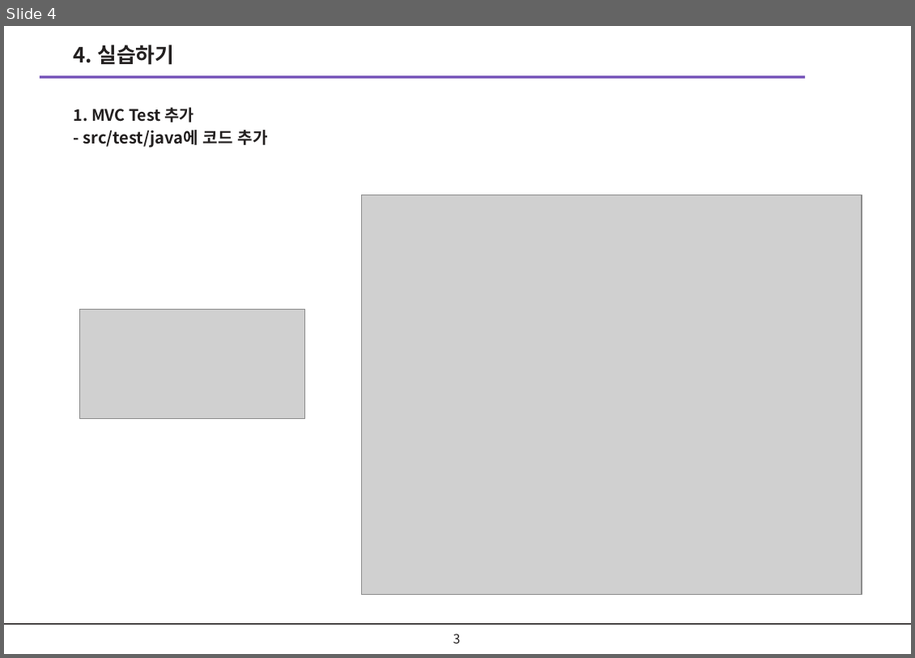
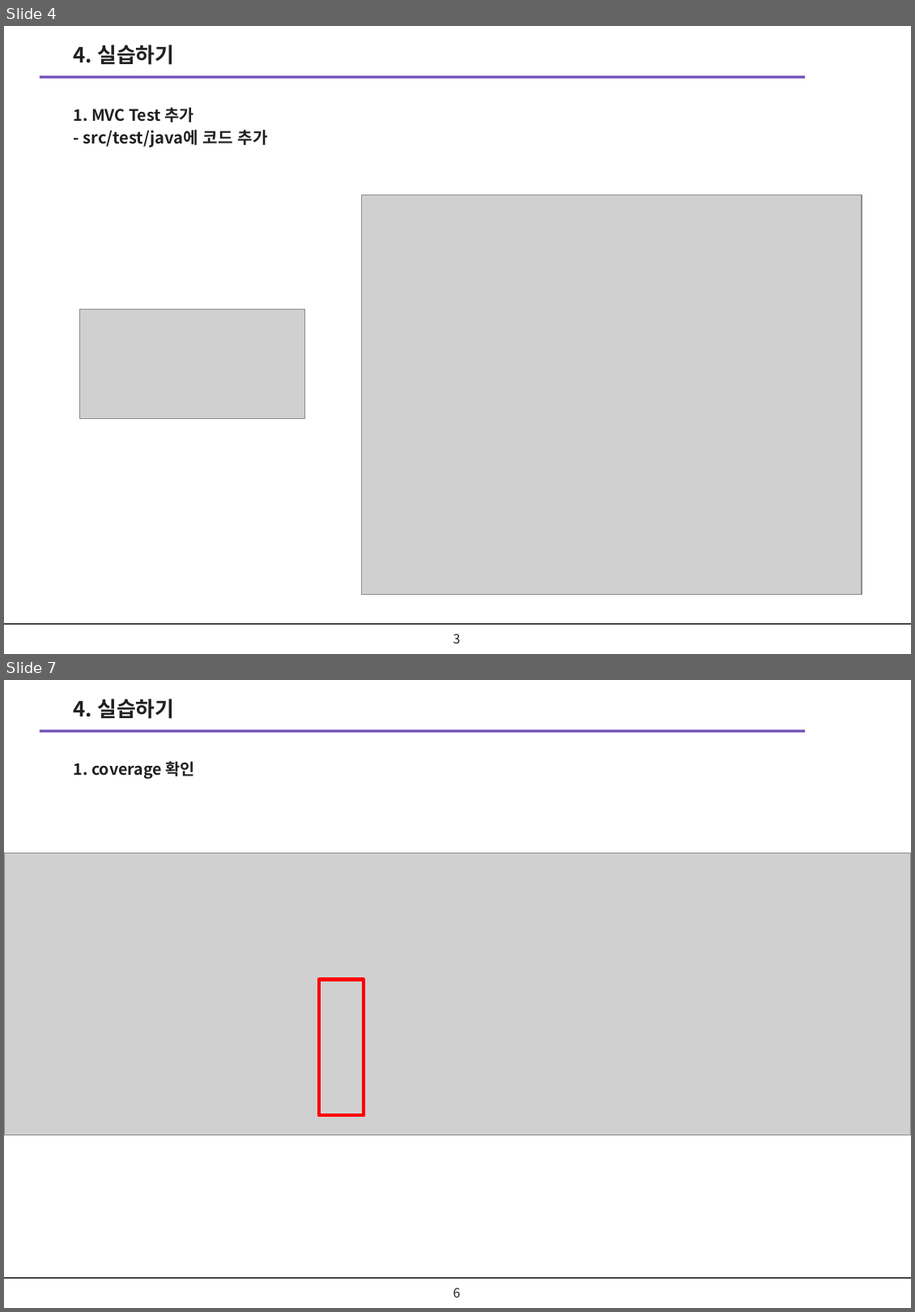
Before and after one commit to noheul1030/KOPO-Spring, a slide deck: KOPO-Spring(윤교수님)/스프링(v2023)/스프링_4강 junit test.pptx. Shown one above the other, each under a label of ours: slide 4 before the commit, slides 4 and 7 after it; the slides between them are not shown. The pictures are 915x658 and 915x1312 pixels, drawn with LibreOffice and Linux fonts; fonts in the diff are those of the drawing; grey boxes stand for pictures; background and template pictures are left out. Boxes give left, top, right and bottom in pixels: in the first picture for what was removed or moved away, otherwise in the second. Text is boxed around its words. In the diff, an @@ line names an element or a change of style, - is before the commit and + after.

```diff
--- a/KOPO-Spring(윤교수님)/스프링(v2023)/스프링_4강 junit test.pptx
+++ b/KOPO-Spring(윤교수님)/스프링(v2023)/스프링_4강 junit test.pptx
@@ slide 7 added at <box>4,680,911,1308</box>, background #FFFFFF; not listed: 2 template elements that a slide beside it also shows @@
@@ text added at <box>74,699,174,719</box>, 18 pt, text #221F1F, bold @@
+4. 실습하기
@@ text added at <box>74,761,194,779</box>, 13.7 pt, text #221F1F, bold @@
+1. coverage 확인
@@ picture added at <box>4,853,911,1136</box> @@
@@ rectangle added at <box>319,980,364,1116</box>, outline #FF0000 3 pt @@
@@ page number added at <box>454,1288,461,1297</box>, 11 pt, text #221F1F @@
+6
```
Also in this commit, not shown: 2 other slides added, 16 other files.
